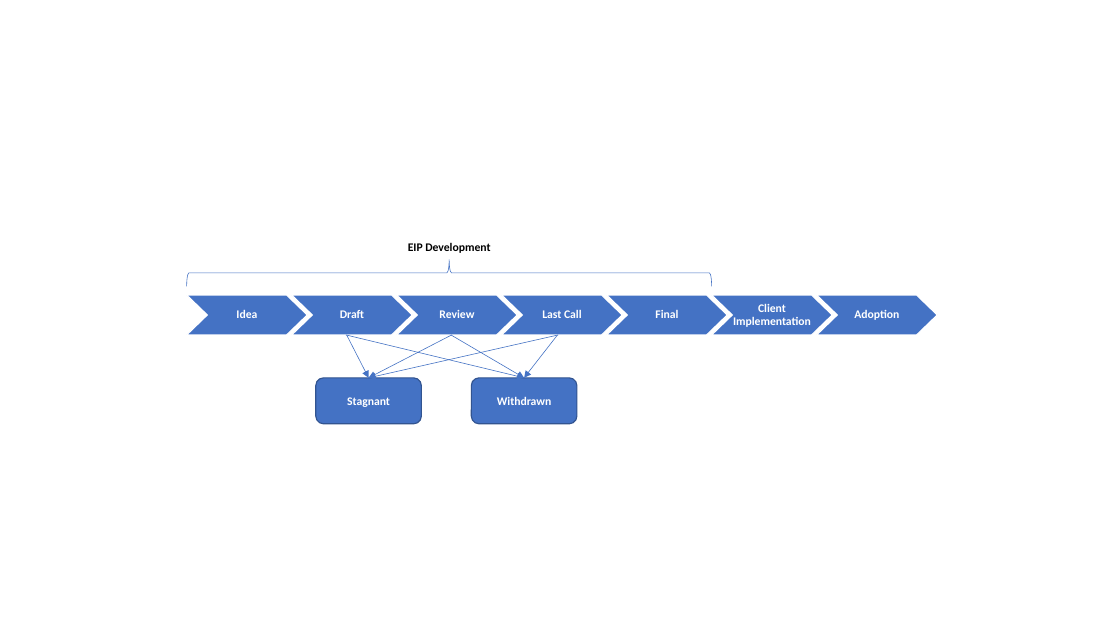
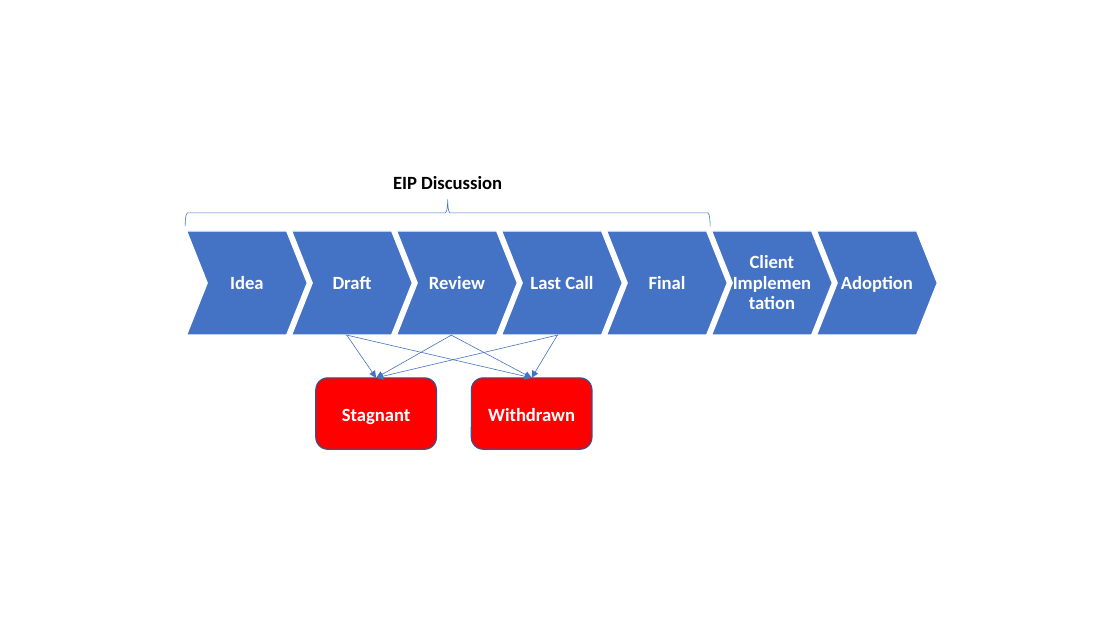
Before and after one commit to Fintech-Research-Lab/Ethereum_Governance_Project, a slide deck: slide 1 of Paper/EIP Flow Chart.pptx. Drawn at 1120x630 pixels with LibreOffice and Linux fonts; fonts in the diff are those of the drawing. Boxes give left, top, right and bottom in pixels: in the first picture for what was removed or moved away, otherwise in the second. Text is boxed around its words. In the diff, an @@ line names an element or a change of style, - is before the commit and + after.

```diff
--- a/Paper/EIP Flow Chart.pptx
+++ b/Paper/EIP Flow Chart.pptx
@@ text at box(393, 176, 502, 189): text changed; size 10 to 16 pt @@
-EIP Development
+EIP Discussion
@@ left brace: place and size @@
-left brace at box(187, 259, 712, 286)
+left brace at box(185, 200, 710, 226)
@@ freeform shape "Idea": place and size @@
-freeform shape "Idea" at box(187, 295, 308, 335)
+freeform shape "Idea" at box(187, 231, 308, 335)
@@ freeform shape "Draft": place and size @@
-freeform shape "Draft" at box(292, 295, 413, 335)
+freeform shape "Draft" at box(292, 231, 413, 335)
@@ freeform shape "Review": place and size @@
-freeform shape "Review" at box(397, 295, 518, 335)
+freeform shape "Review" at box(397, 231, 518, 335)
@@ freeform shape "Last Call": place and size @@
-freeform shape "Last Call" at box(502, 295, 623, 335)
+freeform shape "Last Call" at box(502, 231, 623, 335)
@@ freeform shape "Final": place and size @@
-freeform shape "Final" at box(607, 295, 728, 335)
+freeform shape "Final" at box(607, 231, 728, 335)
@@ freeform shape "Client Implementation": place and size @@
-freeform shape "Client Implementation" at box(712, 295, 833, 335)
+freeform shape "Client Implementation" at box(712, 231, 833, 335)
@@ size 10 to 16 pt; more space between paragraphs in 7 elements at box(187, 231, 308, 335), box(292, 231, 413, 335), box(397, 231, 518, 335), box(502, 231, 623, 335), box(607, 231, 728, 335), box(712, 231, 833, 335), box(817, 231, 938, 335) @@
@@ freeform shape "Adoption": place and size @@
-freeform shape "Adoption" at box(817, 295, 938, 335)
+freeform shape "Adoption" at box(817, 231, 938, 335)
@@ arrow moved from (346, 335) - (524, 378) to (346, 335) - (532, 378) @@
@@ arrow moved from (347, 335) - (369, 378) to (347, 335) - (376, 378) @@
@@ arrow moved from (559, 335) - (369, 378) to (559, 335) - (376, 378) @@
@@ arrow moved from (452, 335) - (369, 378) to (452, 335) - (376, 378) @@
@@ arrow moved from (451, 335) - (524, 378) to (451, 335) - (532, 378) @@
@@ arrow moved from (558, 335) - (524, 378) to (558, 335) - (532, 378) @@
@@ rounded rectangle "Stagnant": place and size @@
-rounded rectangle "Stagnant" at box(316, 378, 422, 424)
+rounded rectangle "Stagnant" at box(316, 378, 437, 450)
@@ rounded rectangle "Stagnant" at box(316, 378, 437, 450): size 10 to 16 pt; fill #4472C4 to #FF0000 @@
@@ rounded rectangle "Withdrawn" at box(471, 378, 592, 450): size 10 to 16 pt; fill #4472C4 to #FF0000 @@
@@ rounded rectangle "Withdrawn": place and size @@
-rounded rectangle "Withdrawn" at box(471, 378, 577, 424)
+rounded rectangle "Withdrawn" at box(471, 378, 592, 450)
```
Also in this commit, not shown: 1 slide removed, 14 other files.
